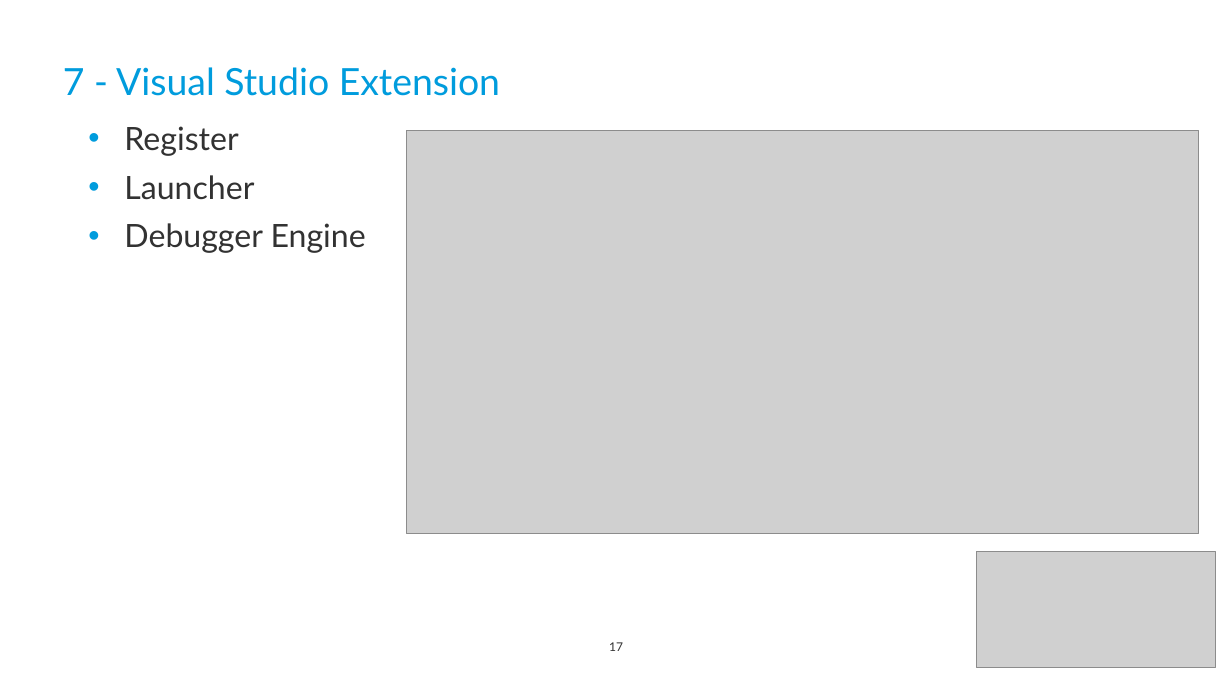
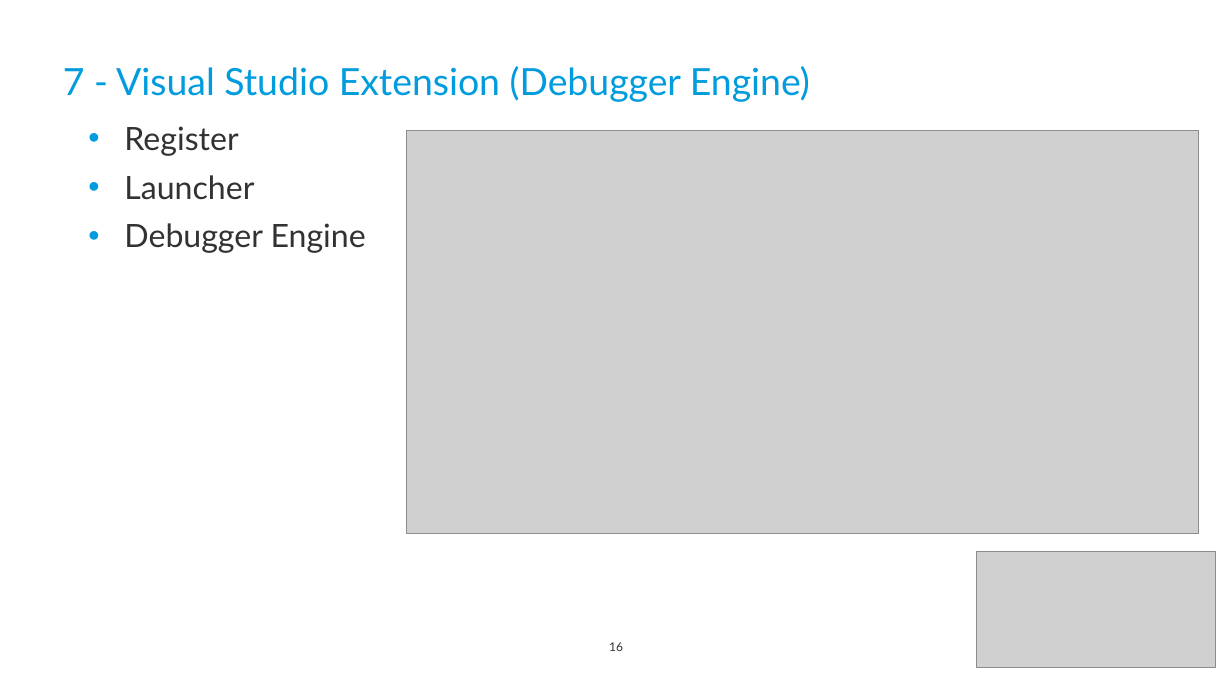
Before and after one commit to celsoaf/BrightScript-Debugger, a slide deck: slide 16 of doc/10-Apresentação.pptx (slide 17 before the commit). Drawn at 1232x693 pixels with LibreOffice and Linux fonts; fonts in the diff are those of the drawing; grey boxes stand for pictures; background and template pictures are left out. Boxes give left, top, right and bottom in pixels: in the first picture for what was removed or moved away, otherwise in the second. Text is boxed around its words. In the diff, an @@ line names an element or a change of style, - is before the commit and + after.

```diff
--- a/doc/10-Apresentação.pptx
+++ b/doc/10-Apresentação.pptx
@@ title at (x1=63, y1=66, x2=810, y2=102): text changed @@
-7 - Visual Studio Extension
+7 - Visual Studio Extension (Debugger Engine)
@@ page number at (x1=609, y1=642, x2=623, y2=651): text changed @@
-17
+16
```
Also in this commit, not shown: 1 other slide changed, 1 slide removed.
